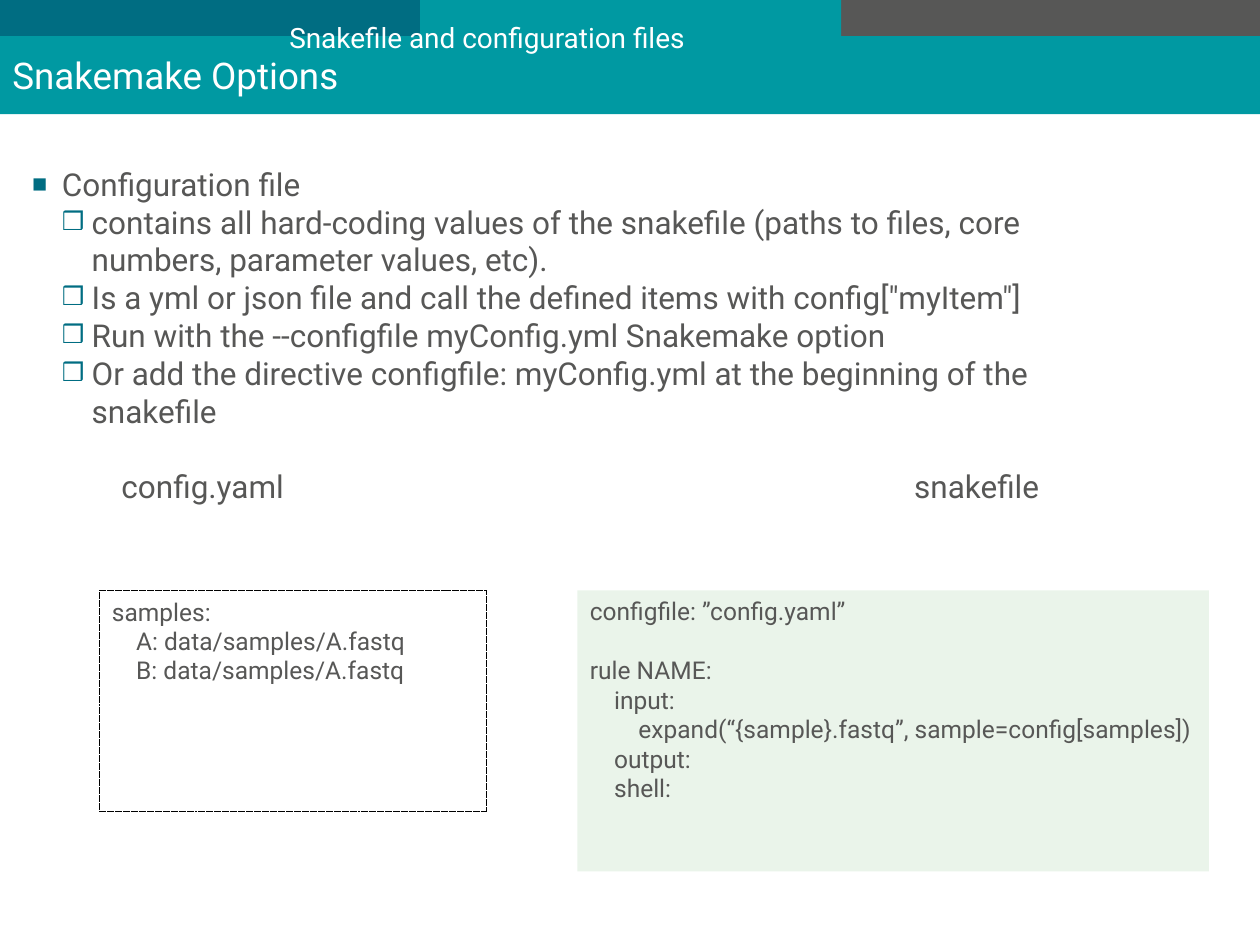
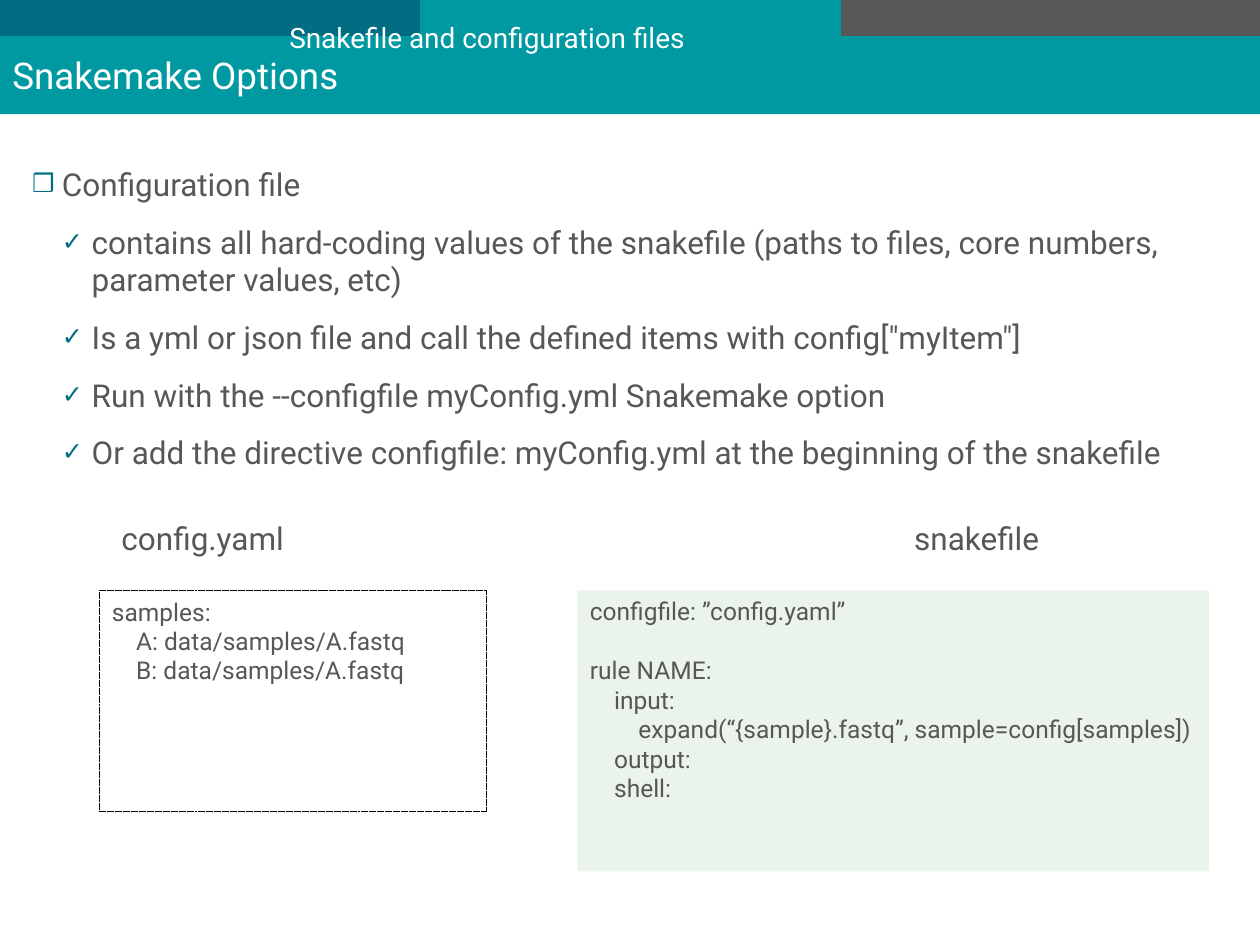
Before and after one commit to mesocentre-clermont-auvergne/formation_fair, a slide deck: slide 16 of fair_workflow/fair_workflow_cours/introduction_snakemake.odp (slide 15 before the commit). Drawn at 1260x945 pixels with LibreOffice and Linux fonts; fonts in the diff are those of the drawing; background and template pictures are left out. Boxes give left, top, right and bottom in pixels: in the first picture for what was removed or moved away, otherwise in the second. Text is boxed around its words. In the diff, an @@ line names an element or a change of style, - is before the commit and + after.

```diff
--- a/fair_workflow/fair_workflow_cours/introduction_snakemake.odp
+++ b/fair_workflow/fair_workflow_cours/introduction_snakemake.odp
@@ text at box(62, 172, 1161, 471): bullet ■ to ❒; more space between paragraphs; bullet ❒ to ✓ @@
@@ text at box(92, 229, 1158, 298): text changed @@
-  ❒ contains all hard-coding values of the snakefile (paths to files, core numbers, parameter values, etc).
+  ✓ contains all hard-coding values of the snakefile (paths to files, core numbers, parameter values, etc)
```
Also in this commit, not shown: 15 other slides changed, 1 slide added, 18 other files.
